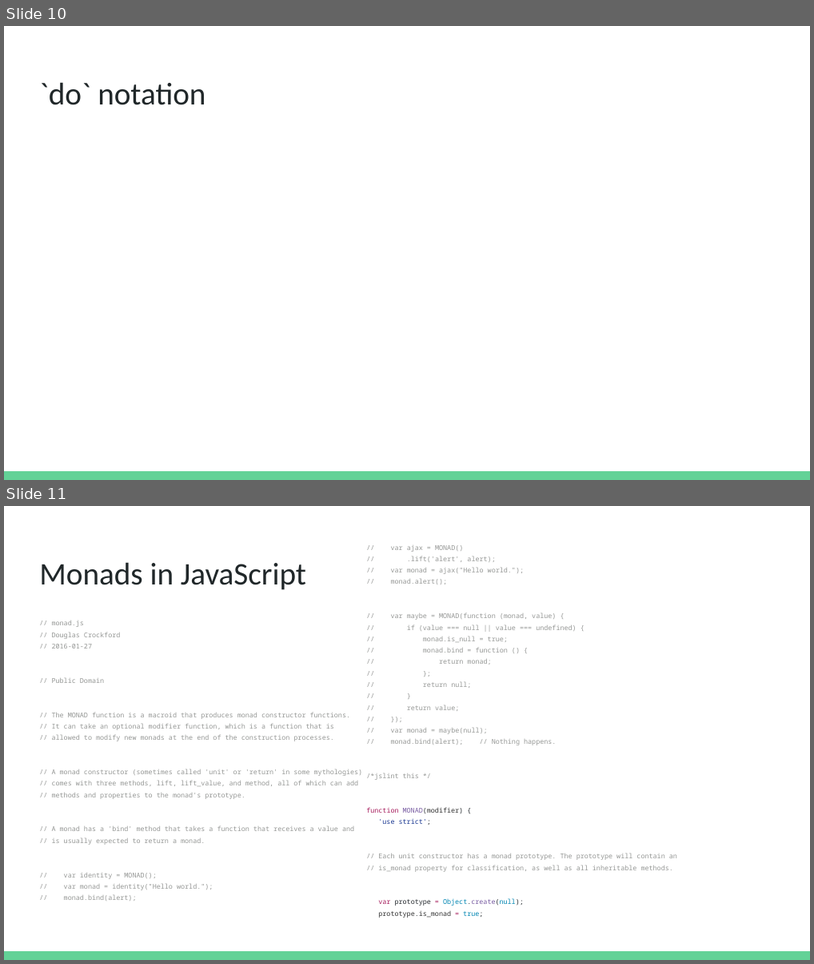
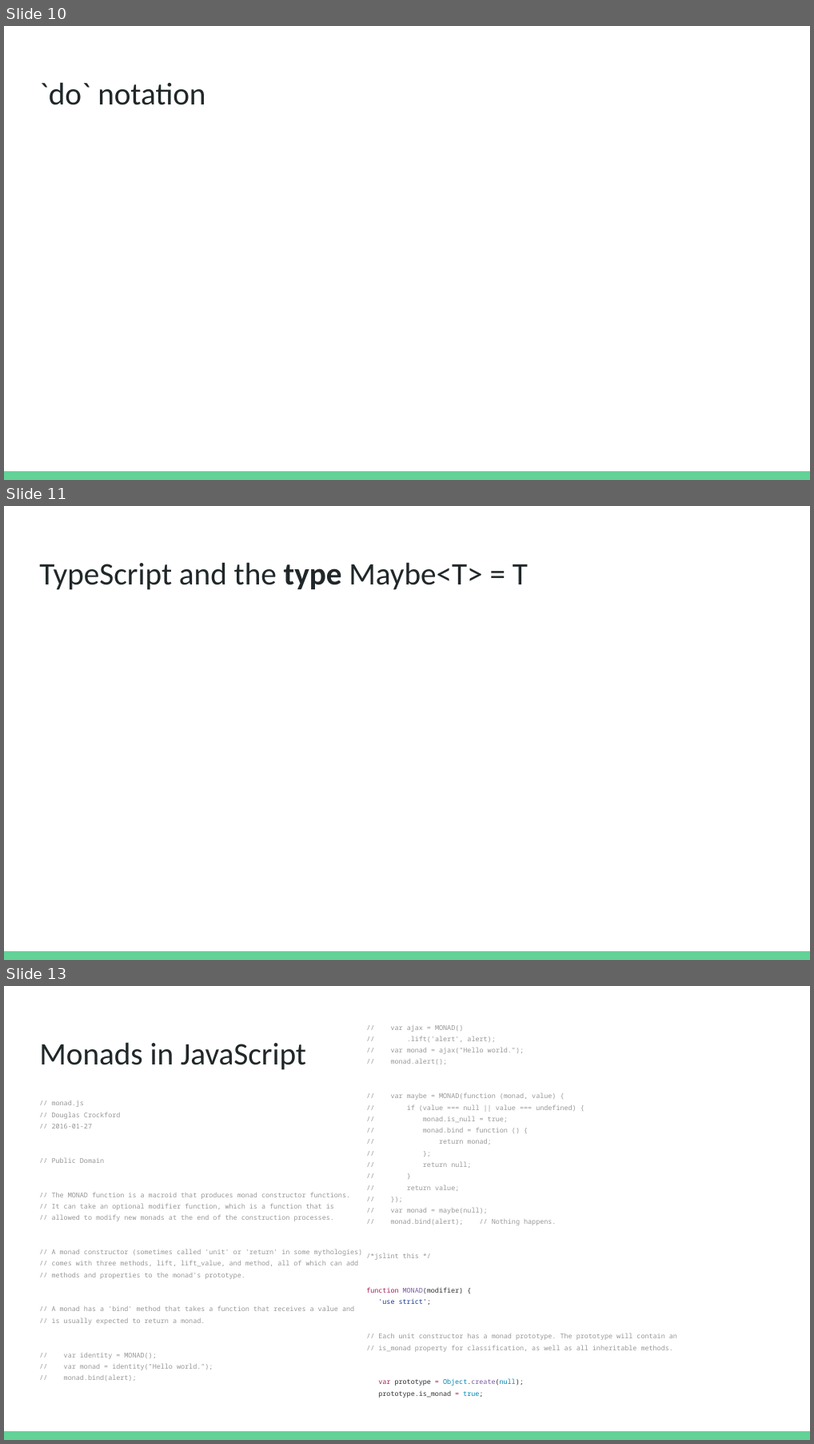
Before and after one commit to seanwestfall/purescript_presentation, a slide deck: pptx/PureScript- JS.la presentation.pptx. Shown one above the other, each under a label of ours: slides 10 and 11 before the commit, slides 10, 11 and 13 after it; the slides between them are not shown. The pictures are 814x964 and 814x1444 pixels, drawn with LibreOffice and Linux fonts; fonts in the diff are those of the drawing. Boxes give left, top, right and bottom in pixels: in the first picture for what was removed or moved away, otherwise in the second. Text is boxed around its words. In the diff, an @@ line names an element or a change of style, - is before the commit and + after.

Commit message:
slide updates

```diff
--- a/pptx/PureScript- JS.la presentation.pptx
+++ b/pptx/PureScript- JS.la presentation.pptx
@@ slide 11 added at (4,506,810,960), background #FFFFFF; not listed: 1 template element that a slide beside it also shows @@
@@ title added at (39,562,528,590), 28 pt, text #202729 @@
+TypeScript and the type Maybe<T> = T
@@ what was slide 11 is now slide 13 @@
```
Also in this commit, not shown: 1 other slide added.
